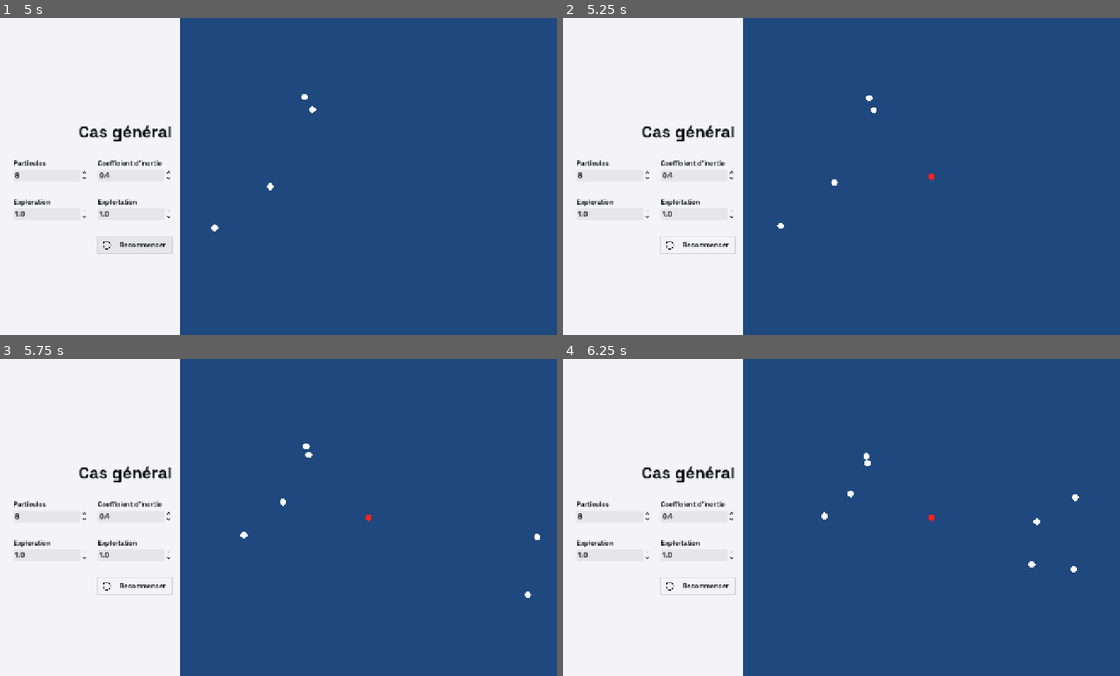
Above: before the commit, frames 1-4 (two rows, left to right).
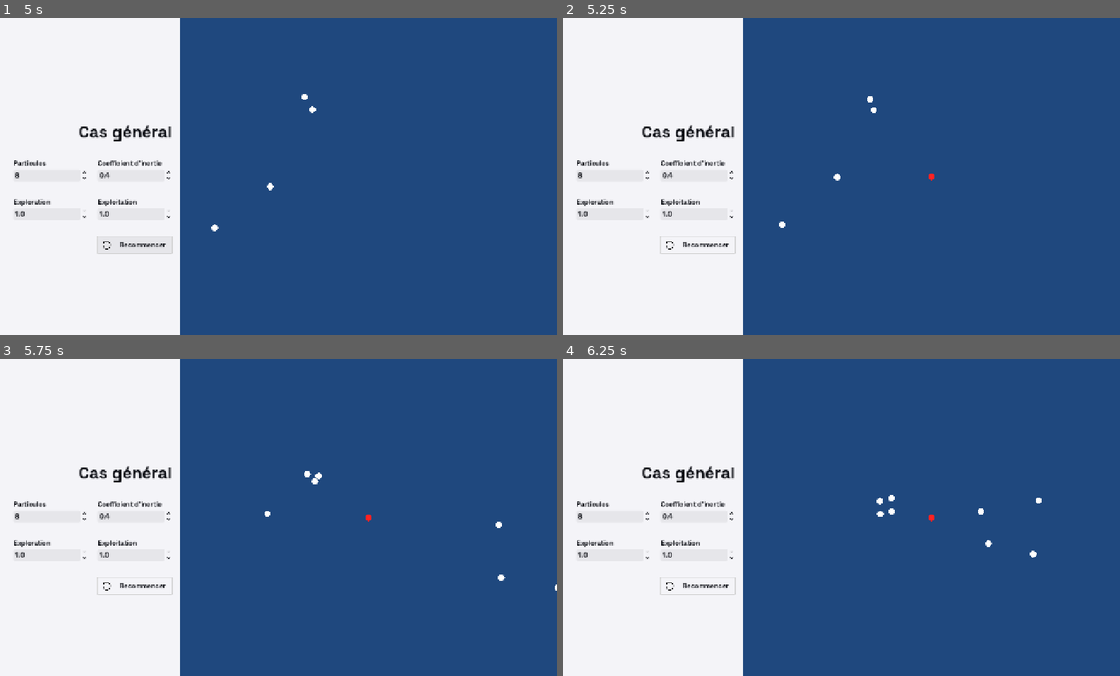
Above: after the commit, the same moments.

Repository: eni-school-project/particle-swarm-optimization
Game: Godot game, scene res://main.tscn
Two runs of this game, one before a commit and one after it. Both use one fixed random seed, a clock stepped at 60 frames per second and the inputs below.
Inputs (mouse positions are in pixels of both pictures, inside the frame that each line leads up to):
- Up to frame 1 (5 s): click "Résoudre" at 0.5 s; click "Général" at 1.25 s; click "Commencer" at 2 s; click "Recommencer" at 2.75 s; click "Recommencer" at 3.5 s; click "Recommencer" at 4.25 s
- Up to frame 2 (5.25 s): move the mouse to (930, 176) at 5.02 s; click (930, 176) at 5.17 s
- Up to frame 3 (5.75 s): no input
- Up to frame 4 (6.25 s): move the mouse to (724, 533) at 5.77 s; click (724, 533) at 5.92 s

Frame 1 is identical in both runs. In frame 2, less than 0.1% of the frame differs, in the area x 38-56%, y 24-67%; in frame 3, 0.2%; in frame 4, 0.3%, in the area x 46-93%, y 29-68%.

Commit message:
Refactor : went back to variable inertia

Diff:
--- a/scripts/general_right_container.gd
+++ b/scripts/general_right_container.gd
@@ -6,8 +6,8 @@
 
 @export var exploration: float = 1.0
 @export var exploitation: float = 1.0
-#@export var min_inertia: float = 0.4
-#@export var max_inertia: float = 0.9
+@export var min_inertia: float = 0.4
+@export var max_inertia: float = 2.0
 @export var inertia: float = 0.4
 
 var screen_size: Vector2
@@ -80,7 +80,7 @@
 			global_best_position = particle.personal_best_position
 
 	for particle in particles:
-		particle.velocity = inertia * particle.velocity \
+		particle.velocity = randf_range(min_inertia, max_inertia) * particle.velocity \
 			+ exploration * randf() * (particle.personal_best_position - particle.global_position) \
 			+ exploitation * randf() * (global_best_position - particle.global_position)
 
